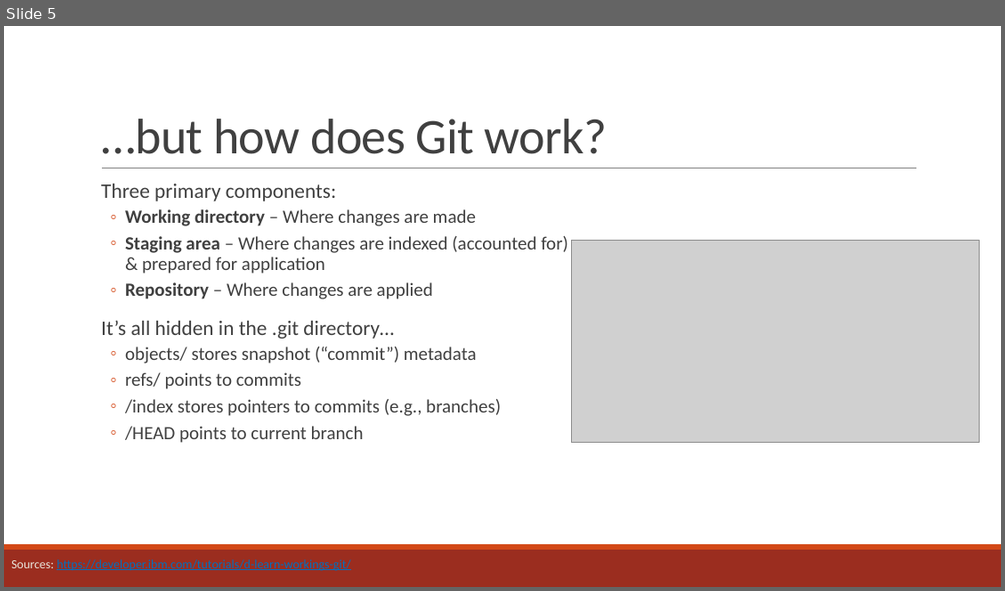
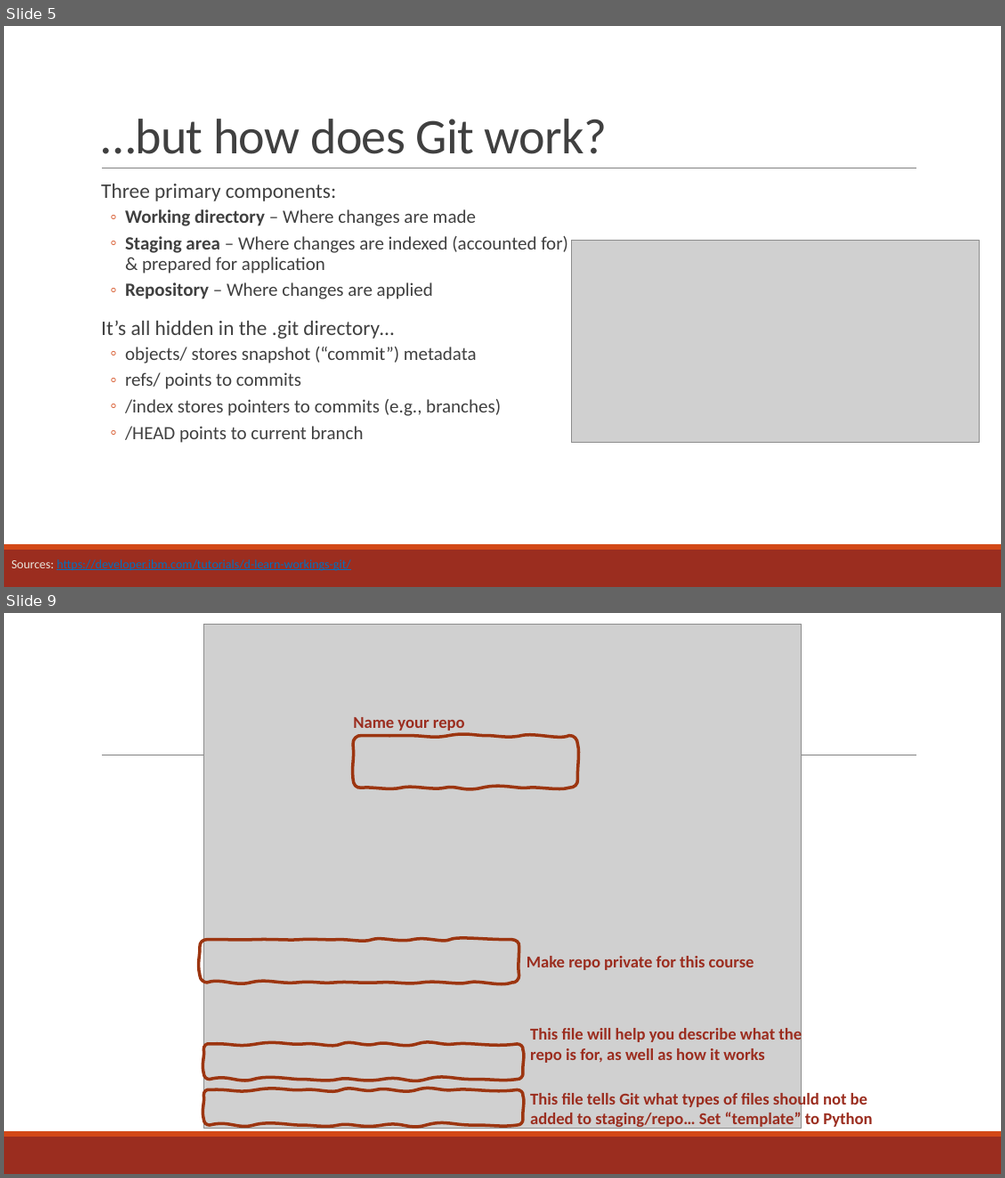
Before and after one commit to curtispmartin/Education, a slide deck: Working/2_VersionControl/2_VersionControl.pptx. Shown one above the other, each under a label of ours: slide 5 before the commit, slides 5 and 9 after it; the slides between them are not shown. The pictures are 1005x591 and 1005x1178 pixels, drawn with LibreOffice and Linux fonts; fonts in the diff are those of the drawing; grey boxes stand for pictures. Boxes give left, top, right and bottom in pixels: in the first picture for what was removed or moved away, otherwise in the second. Text is boxed around its words. In the diff, an @@ line names an element or a change of style, - is before the commit and + after.

```diff
--- a/Working/2_VersionControl/2_VersionControl.pptx
+++ b/Working/2_VersionControl/2_VersionControl.pptx
@@ slide 9 added at bbox=[4, 613, 1001, 1174], background #FFFFFF; not listed: 3 template elements that a slide beside it also shows @@
@@ picture added at bbox=[203, 625, 801, 1128] @@
@@ text added at bbox=[353, 717, 465, 733], 16 pt, text #9B2D1F, bold @@
+Name your repo
@@ freeform shape added at bbox=[353, 736, 578, 788], outline #9C3511 3 pt @@
@@ freeform shape added at bbox=[200, 940, 519, 982], outline #9C3511 3 pt @@
@@ text added at bbox=[526, 956, 754, 970], 16 pt, text #9B2D1F, bold @@
+Make repo private for this course
@@ text added at bbox=[530, 1026, 801, 1062], 16 pt, text #9B2D1F, bold @@
+This file will help you describe what the repo is for, as well as how it works
@@ freeform shape added at bbox=[203, 1044, 523, 1078], outline #9C3511 3 pt @@
@@ freeform shape added at bbox=[203, 1089, 523, 1125], outline #9C3511 3 pt @@
@@ text added at bbox=[530, 1091, 872, 1129], 16 pt, text #9B2D1F, bold @@
+This file tells Git what types of files should not be added to staging/repo… Set “template” to Python
```
Also in this commit, not shown: 3 slides changed, 6 other slides added, 1 slide removed, 1 other file.
